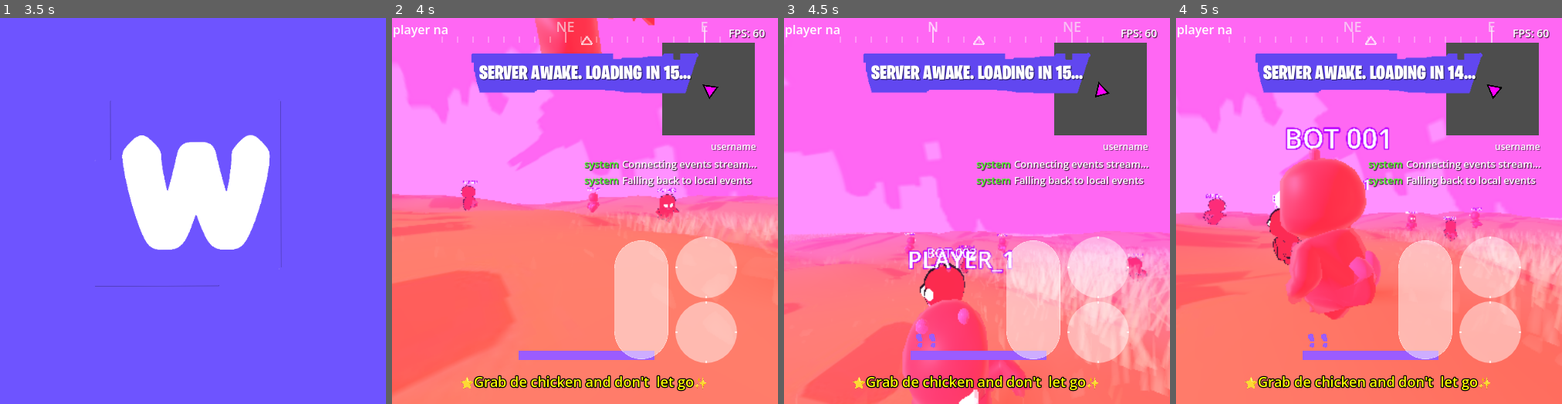
Above: before the commit, frames 1-4 (left to right).
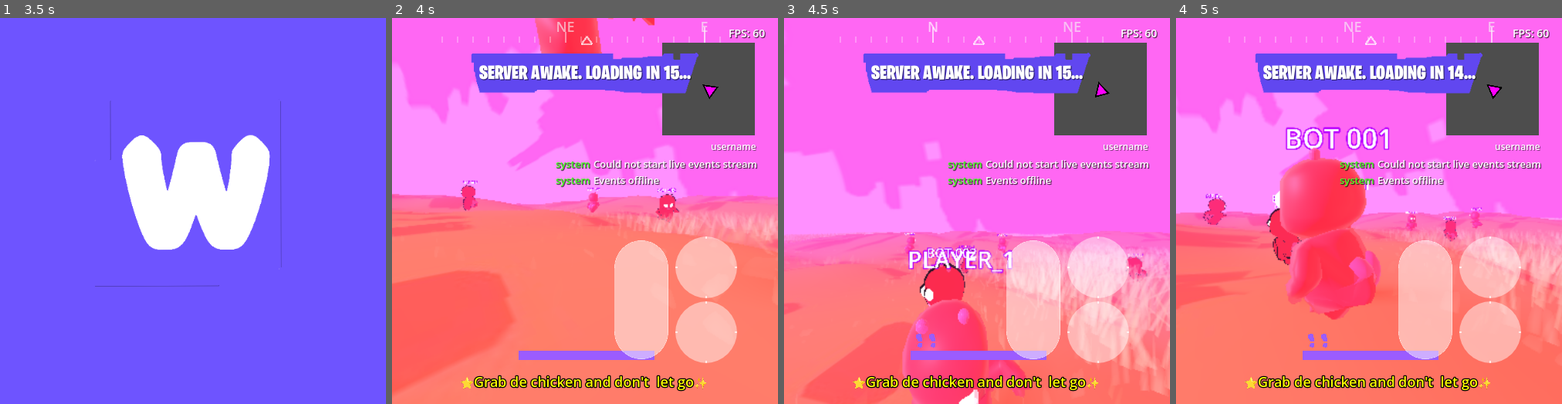
Above: after the commit, the same moments.

Repository: tobiawolaju/WorldOfNads
Game: Godot game, scene res://scenes/home.tscn
Same seed, same stepped clock (60 frames per second), same inputs: the game is played once before the commit and once after it.
Inputs (mouse positions are in pixels of both pictures, inside the frame that each line leads up to):
- Up to frame 1 (3.5 s): tap Enter (pickup) at 0.5 s; move the mouse to (173, 288) at 0.52 s; hold Up (move_forward) 0.53-1.25 s; hold Enter (pickup) 0.53-1.25 s; click (173, 288) at 0.67 s; tap Space (jump) at 0.77 s; drag from (308, 268) to (173, 288) at 1.27 s; move the mouse to (77, 153) at 2.02 s; hold Left (move_left) 2.03-2.75 s; tap F at 2.1 s; drag from (212, 211) to (77, 153) at 2.77 s
- Up to frame 2 (4 s): move the mouse to (527, 114) at 3.52 s; hold Down (move_back) from 3.53 s (still down); tap T at 3.6 s; tap Space (jump) at 3.77 s
- Up to frame 3 (4.5 s): release Down (move_back) at 4.25 s; drag from (1100, 87) to (919, 114) at 4.27 s
- Up to frame 4 (5 s): no input

Frame 1 is identical in both runs. In frame 2, 1.7% of the frame differs, in the area x 0-95%, y 1-44%; in frame 3, 1.7%; in frame 4, 1.7%.

Commit message:
update godot web export and remove stray hud label

Diff:
--- a/godot/scenes/hud.tscn
+++ b/godot/scenes/hud.tscn
@@ -578,9 +578,3 @@
 value = 100.0
 show_percentage = false
 script = ExtResource("6_jump_bar")
-
-[node name="Label" type="Label" parent="." unique_id=172746128]
-layout_mode = 0
-offset_right = 40.0
-offset_bottom = 23.0
-text = "player na"
Not shown, changed: frontend/public/godot/index.html
Not shown, changed: frontend/public/godot/index.pck
